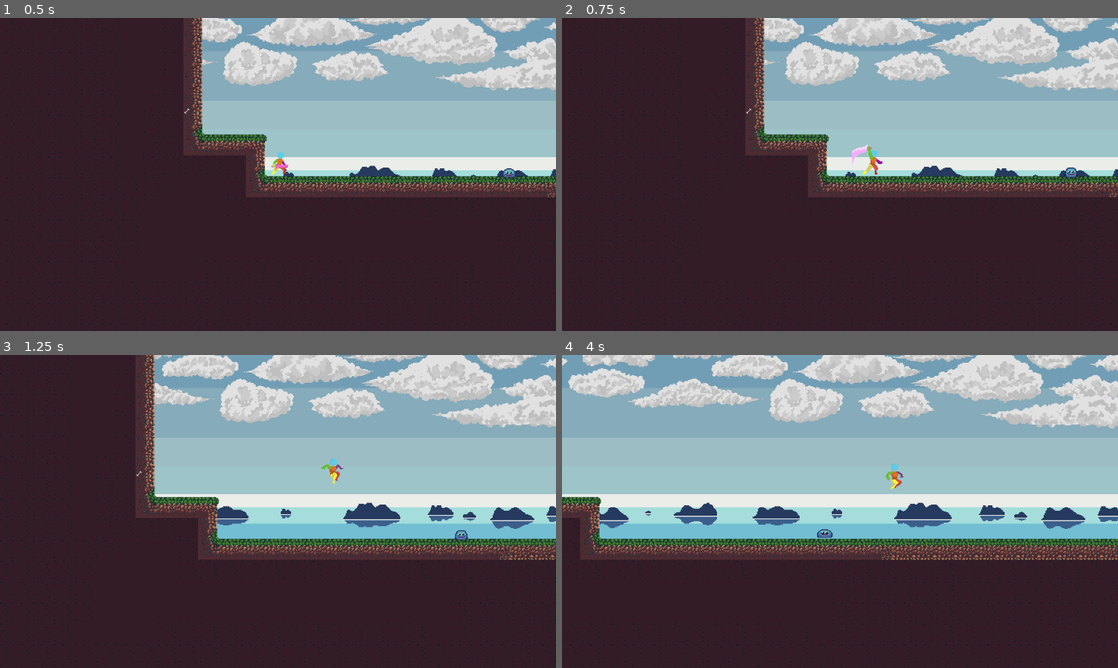
Above: before the commit, frames 1-4 (two rows, left to right).
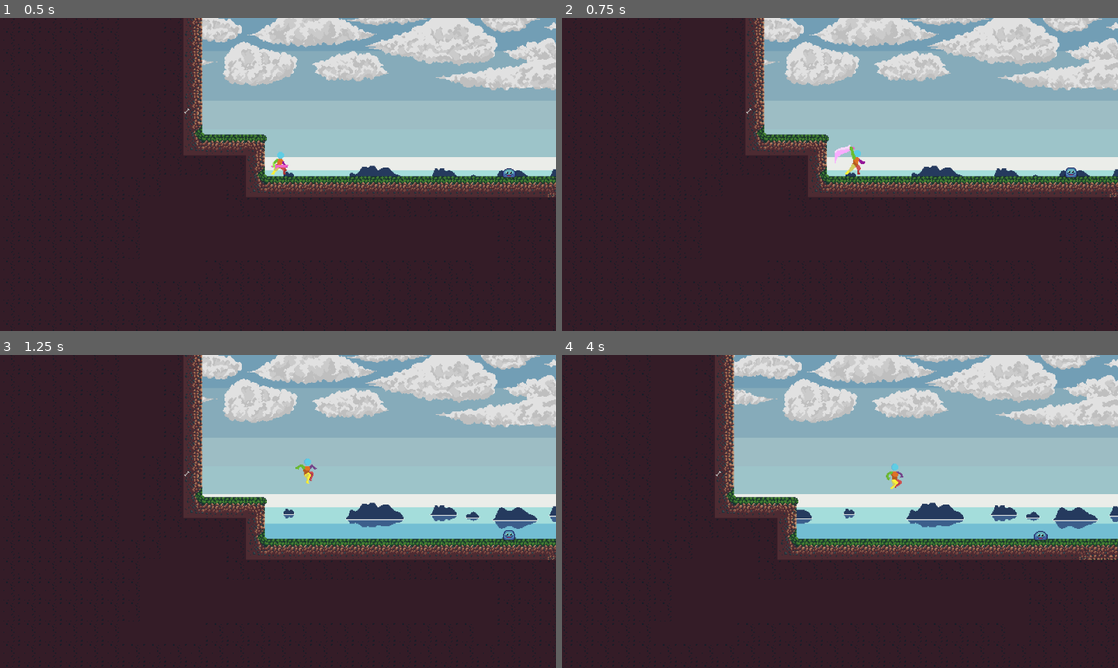
Above: after the commit, the same moments.

Repository: AngelI18/game_proyect_nexus_four
Game: Godot game, scene res://scenes/levels/test_level.tscn
Two runs of this game, one before a commit and one after it. Both use one fixed random seed, a clock stepped at 60 frames per second and the inputs below.
Inputs:
- Up to frame 1 (0.5 s): no input
- Up to frame 2 (0.75 s): hold Right (ui_right) from 0.53 s (still down); tap Q (attack) at 0.6 s
- Up to frame 3 (1.25 s): keep holding Right (ui_right); tap Up (ui_up) at 0.77 s
- Up to frame 4 (4 s): tap Q (attack) every 0.75 s from 1.35 to 3.6 s; tap Up (ui_up) at 1.52, 3.02, 3.77 s; release Right (ui_right) at 2.03 s; hold Left (ui_left) 2.03-2.78 s; hold Right (ui_right) from 2.78 s (still down)

Frame 1 is identical in both runs. In frame 2, 0.4% of the frame differs, in the area x 49-58%, y 40-50%; in frame 3, 15%; in frame 4, 32%, in the area x 0-100%, y 0-100%.

Commit message:
add knockback and fix bug of attack

Diff:
--- a/scripts/player/player.gd
+++ b/scripts/player/player.gd
@@ -9,12 +9,16 @@
 var jump_less = cant_double_jump
 
 #configurarAtaque
-var enemy_in_attack_range = false
+var enemy_node_in_range: Node2D = null
 var enemy_attack_cooldown = true
 var health = 200
 var player_alive = true
 var attack_ip = false
 var player_hurt_ip = false
+
+#retroceso
+const KNOCKBACK_STRENGTH = 150.0
+const KNOCKBACK_JUMP = -150.0
 
 func _physics_process(delta: float) -> void:
 	# Gravedad
@@ -37,7 +41,12 @@
 
 	# Movimiento horizontal sin inercia
 	var direction := Input.get_axis("ui_left", "ui_right")
-	if attack_ip == false:
+	if attack_ip == true:
+		velocity.x = 0.0 # Detener al jugador mientras ataca
+	elif player_hurt_ip == true:
+		pass
+	else:
+		# Movimiento normal si no estamos ni atacando ni heridos
 		velocity.x = direction * SPEED
 
 
@@ -77,15 +86,20 @@
 
 func _on_player_hit_box_body_entered(body: Node2D) -> void:
 	if body.has_method("enemy"):
-		enemy_in_attack_range = true
+		enemy_node_in_range = body
 
 
 func _on_player_hit_box_body_exited(body: Node2D) -> void:
 	if body.has_method("enemy"):
-		enemy_in_attack_range = false
+		if body == enemy_node_in_range:
+			enemy_node_in_range = null
 
 func enemyAttack():
-	if enemy_in_attack_range and enemy_attack_cooldown:
+	if enemy_node_in_range != null and enemy_attack_cooldown:
+		var knockback_direction = (global_position - enemy_node_in_range.global_position).normalized()
+		#velocidad del retroceso
+		velocity.x = knockback_direction.x * KNOCKBACK_STRENGTH
+		velocity.y = KNOCKBACK_JUMP
 		health -= 20
 		$player_is_hurt.start()
 		$AnimatedSprite2D.play("hurt")
Not shown, added: scenes/charactes/player/player.tscn125226784.tmp
